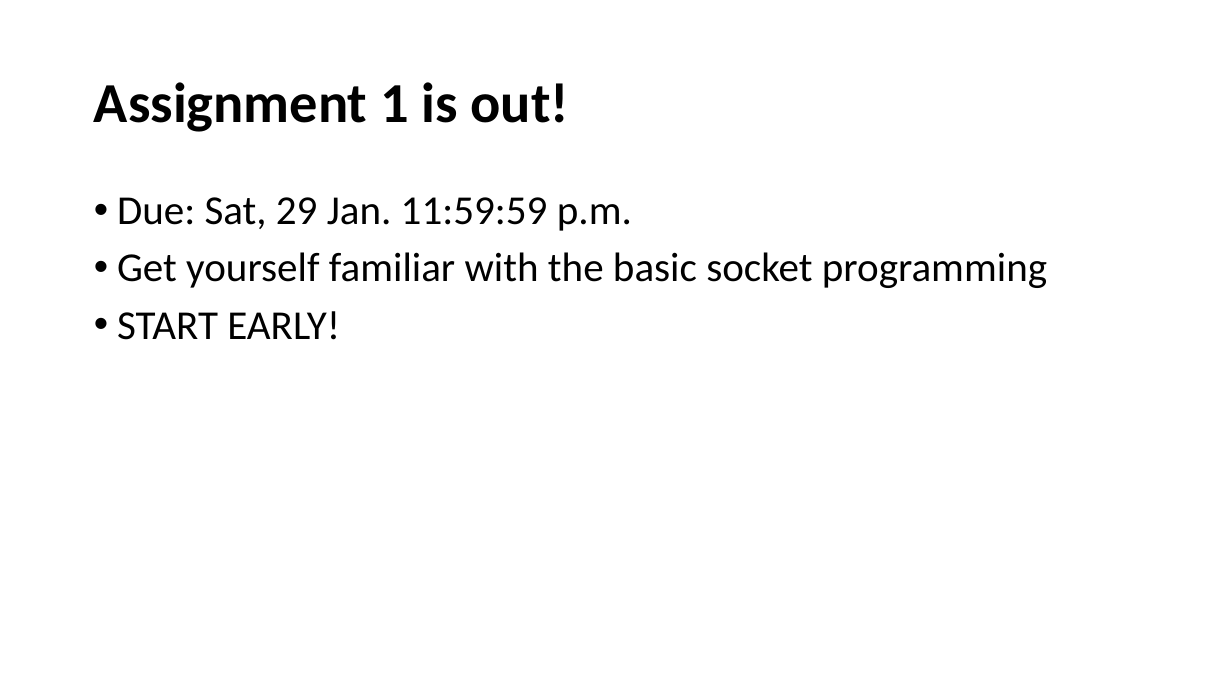
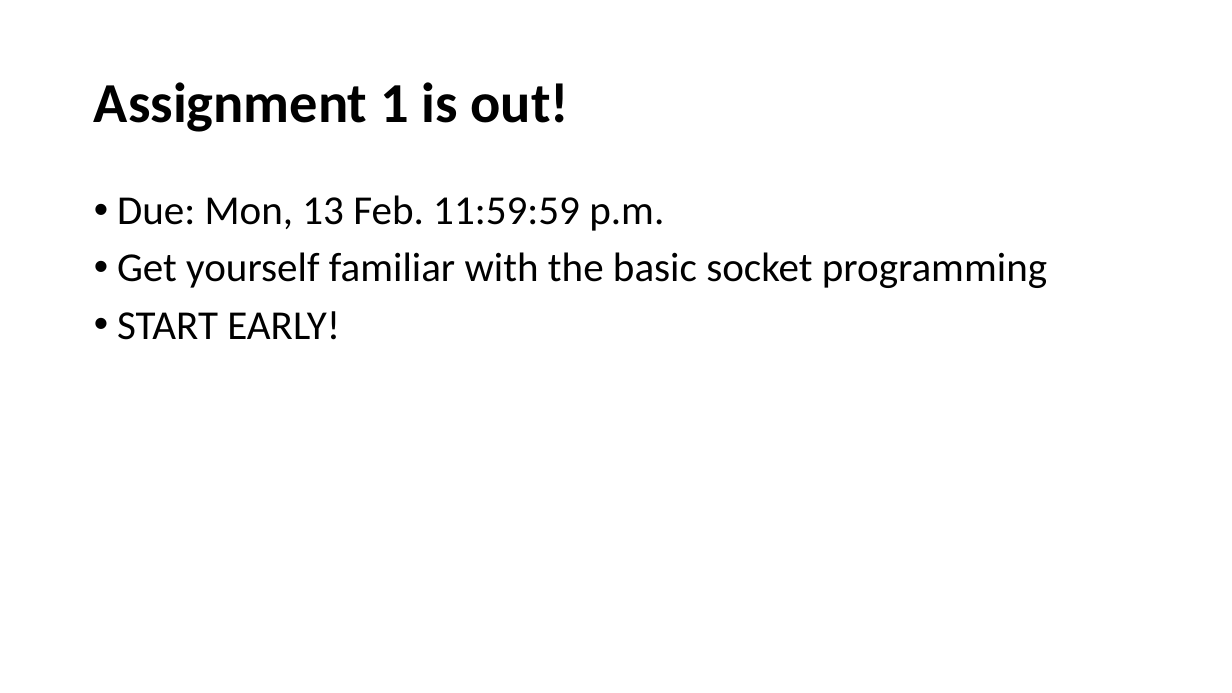
Before and after one commit to henryhxu/CSCI4430-ESTR4120, a slide deck: slide 2 of tutorial/T01/tut01.pptx. Drawn at 1232x693 pixels with LibreOffice and Linux fonts; fonts in the diff are those of the drawing. Boxes give left, top, right and bottom in pixels: in the first picture for what was removed or moved away, otherwise in the second. Text is boxed around its words. In the diff, an @@ line names an element or a change of style, - is before the commit and + after.

```diff
--- a/tutorial/T01/tut01.pptx
+++ b/tutorial/T01/tut01.pptx
@@ text at [117, 195, 664, 231]: text changed @@
-• Due: Sat, 29 Jan. 11:59:59 p.m.
+• Due: Mon, 13 Feb. 11:59:59 p.m.
```
Also in this commit, not shown: 2 other slides changed.
